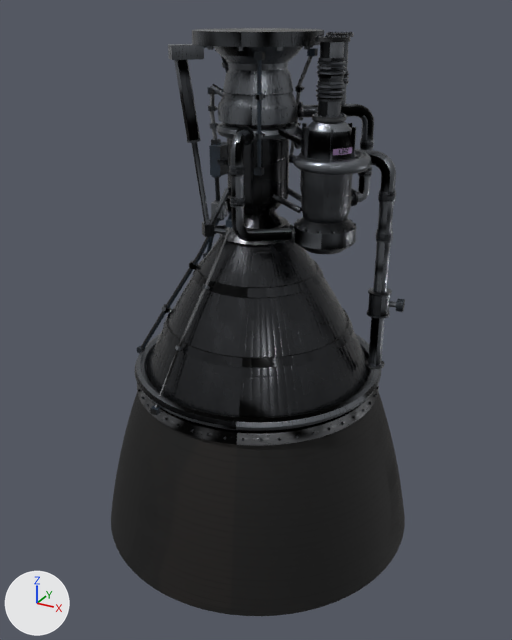
One commit to the Blender file assets/blender/eng_hydrolox_vacuum.blend: the scene before it, then after it.
One viewpoint serves both versions: a 50 mm camera at (1.39, -2.55, 2.27) aimed at (0.01, -0.04, 1.02). Every picture has the same lights, and +X, +Y and +Z are marked at lower left. The picture after the commit comes second. Objects named as collision shapes, trigger or cutter boxes, shadow casters or lower levels of detail are left out.

The first picture shows 'eng_hydrolox_vacuum_LOD0'.
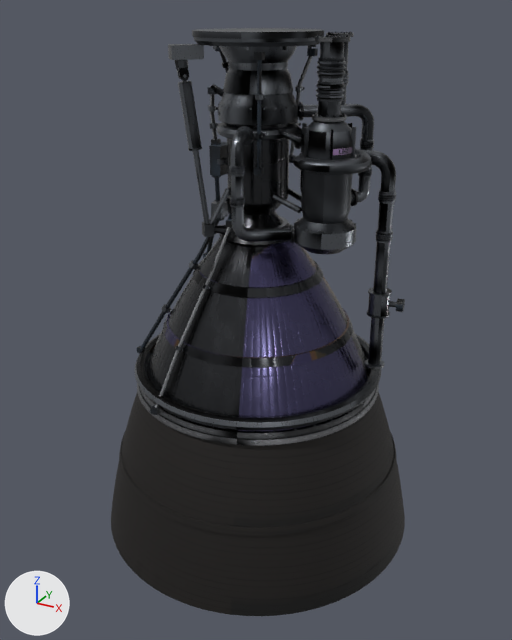
Changed parts and their boxes (x1, y1, x2, y2) in the pictures (512 x 640 px):
'eng_hydrolox_vacuum_LOD0', recoloured, reshaped
    both: (111, 28, 405, 616)
part 1 of me_eng_hydrolox_vacuum_lod0, deleted
    before: (137, 60, 364, 442)
part 2 of me_eng_hydrolox_vacuum_lod0, cut back
    before: (174, 30, 324, 229)
    after: (175, 30, 324, 224)
part 3 of me_eng_hydrolox_vacuum_lod0, cut back
    before: (138, 387, 378, 440)
    after: (137, 360, 379, 446)
part 4 of me_eng_hydrolox_vacuum_lod0, recoloured
    both: (193, 28, 372, 224)

What changed in the scene script:
```text
Change mat_nozzle_hot:
    remove # nodes: BsdfPrincipled, MapRange x3, Mapping, Math x6, Mix x4, NormalMap, OutputMaterial, SeparateColor x3, TexImage x4, UVMap x2, ValToRGB, VertexColor
    remove # colours: dark grey #4f5155, brown #c4aa6f, brown #956c45, blue #595586, mixed with the vertex colours
    nodes: BsdfPrincipled, MapRange x4, Mapping, Math x8, Mix x4, NormalMap, OutputMaterial, SeparateColor x2, TexImage x4, UVMap x2, ValToRGB
    colours: dark grey #4f5155, brown #957e50, brown #815d38, dark blue #55507c
Add mat_engine_metal_satin:
    mat_engine_metal_satin = bpy.data.materials.new('engine_metal_satin')
    # colours: grey #7e838a
    # uses the picture img_eng_hydrolox_vacuum_lod1_mask_png
    # uses the picture img_engine_metal_satin_albedo_jpg
    # uses the picture img_engine_metal_satin_normal_png
    # uses the picture img_engine_metal_satin_orm_jpg
Add mat_nozzle_inner:
    mat_nozzle_inner = bpy.data.materials.new('nozzle_inner')
    # colours: orange #b57a45, brown #957e50, brown #815d38, dark blue #55507c
    # uses the picture img_eng_hydrolox_vacuum_lod1_mask_png
    # uses the picture img_nozzle_inner_albedo_jpg
    # uses the picture img_nozzle_inner_normal_png
    # uses the picture img_nozzle_inner_orm_jpg
Change me_eng_hydrolox_vacuum_lod0:
    used by ob_eng_hydrolox_vacuum_lod0; parent = ob_eng_hydrolox_vacuum; location = (0.0, 0.0, 0.0)
    remove me_eng_hydrolox_vacuum_lod0.from_pydata(...)  # 30200 vertices, 20156 faces; spans x -0.73..0.73, y -0.73..0.73, z 0.0..2.2
    add me_eng_hydrolox_vacuum_lod0.from_pydata(...)  # 32835 vertices, 21556 faces; spans x -0.73..0.73, y -0.73..0.73, z 0.0..2.2
    me_eng_hydrolox_vacuum_lod0 part 1: 70 loose pieces with 684 vertices, spanning x -0.55..0.55, y -0.55..0.51, z 0.73..2.14, are deleted
    me_eng_hydrolox_vacuum_lod0 part 2: 35 vertices moved within x -0.23..0.22, y -0.23..0.19, z 1.42..2.15; 439 vertices removed from x -0.25..0.25, y -0.25..0.25, z 1.43..2.15; 1741 vertices added at x -0.25..0.25, y -0.25..0.25, z 1.43..2.18
    me_eng_hydrolox_vacuum_lod0 part 3: 16 vertices moved within x -0.52..0.52, y -0.52..0.52, z 0.73; 208 vertices removed from x -0.55..0.55, y -0.55..0.55, z 0.73..0.74; 1649 vertices added at x -0.55..0.55, y -0.55..0.55, z 0.7..0.76
    me_eng_hydrolox_vacuum_lod0 part 4: 828 faces spanning x -0.25..0.49, y -0.25..0.37, z 1.45..2.2 switch from mat_engine_metal to mat_engine_metal_satin
    other edits to the shape of me_eng_hydrolox_vacuum_lod0 do not show in these pictures
    add me_eng_hydrolox_vacuum_lod0.materials.append(mat_nozzle_inner)
```
